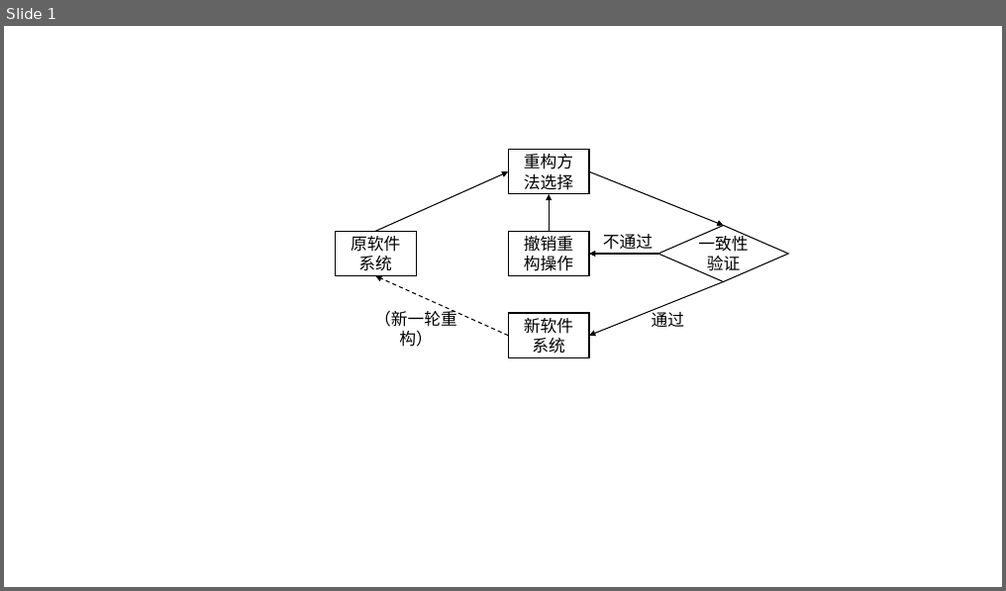
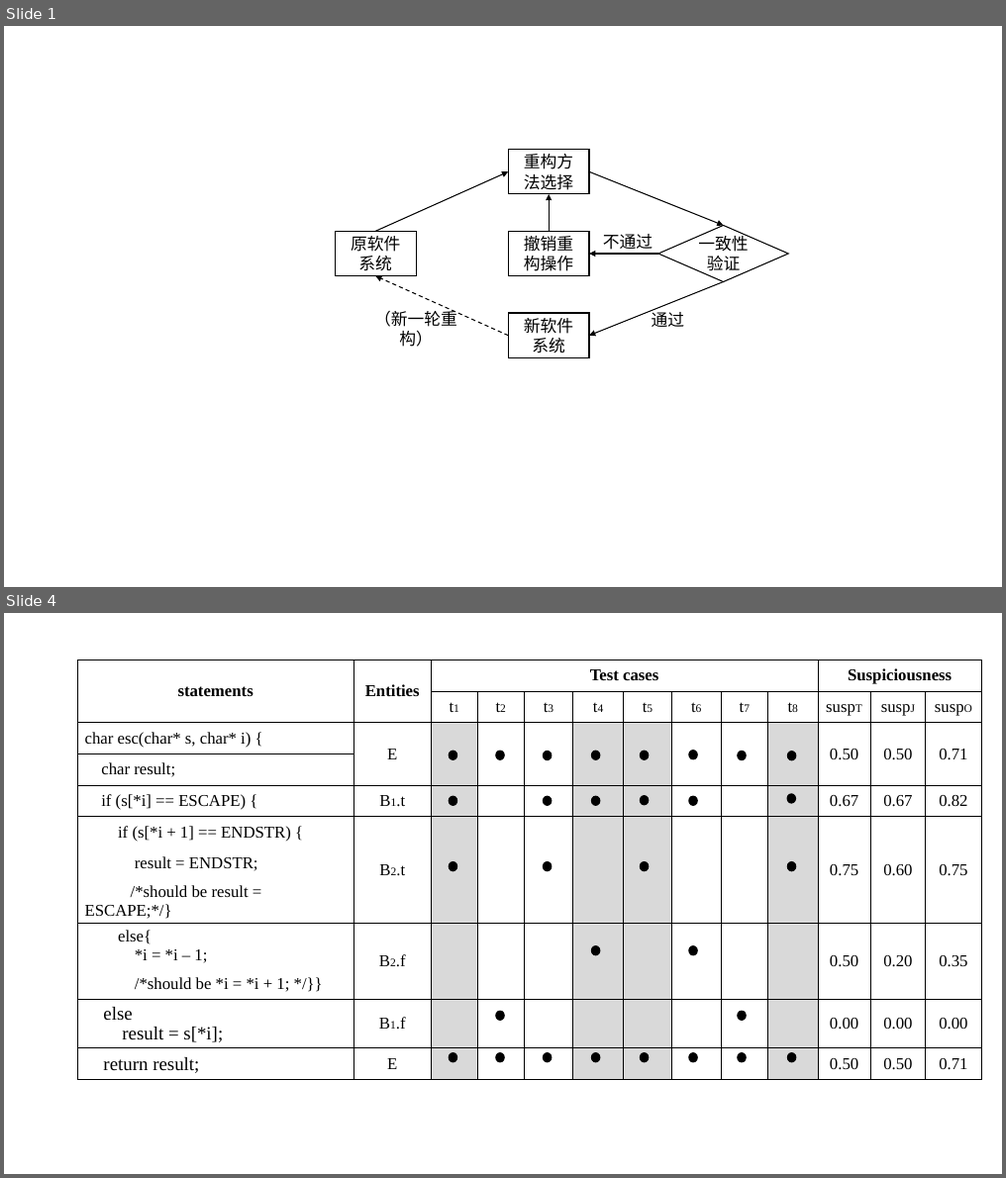
Before and after one commit to XuSihan/Thesis, a slide deck: image/maintenance.pptx. Shown one above the other, each under a label of ours: slide 1 before the commit, slides 1 and 4 after it; the slides between them are not shown. The pictures are 1006x591 and 1006x1178 pixels, drawn with LibreOffice and Linux fonts; fonts in the diff are those of the drawing. Boxes give left, top, right and bottom in pixels: in the first picture for what was removed or moved away, otherwise in the second. Text is boxed around its words. In the diff, an @@ line names an element or a change of style, - is before the commit and + after.

```diff
--- a/image/maintenance.pptx
+++ b/image/maintenance.pptx
@@ slide 4 added at [4, 613, 1002, 1174], background #FFFFFF @@
@@ table added at [77, 661, 981, 1077], 12 rows, 13 columns @@
+statements | Entities | Test cases |  |  |  |  |  |  |  | Suspiciousness |  | 
+ |  | t1 | t2 | t3 | t4 | t5 | t6 | t7 | t8 | suspT | suspJ | suspO
+char esc(char* s, char* i) { | E |  |  |  |  |  |  |  |  | 0.50 | 0.50 | 0.71
+char result; |  |  |  |  |  |  |  |  |  |  |  | 
+if (s[*i] == ESCAPE) { | B1.t |  |  |  |  |  |  |  |  | 0.67 | 0.67 | 0.82
+if (s[*i + 1] == ENDSTR) { | B2.t |  |  |  |  |  |  |  |  | 0.75 | 0.60 | 0.75
+result = ENDSTR; |  |  |  |  |  |  |  |  |  |  |  | 
+/*should be result = ESCAPE;*/} |  |  |  |  |  |  |  |  |  |  |  | 
+else{ / *i = *i – 1; | B2.f |  |  |  |  |  |  |  |  | 0.50 | 0.20 | 0.35
+/*should be *i = *i + 1; */}} |  |  |  |  |  |  |  |  |  |  |  | 
+else / result = s[*i]; | B1.f |  |  |  |  |  |  |  |  | 0.00 | 0.00 | 0.00
+return result; | E |  |  |  |  |  |  |  |  | 0.50 | 0.50 | 0.71
@@ ellipse added at [449, 751, 456, 760], fill #000000, outline #000000 1 pt @@
@@ ellipse added at [496, 751, 504, 760], fill #000000, outline #000000 1 pt @@
@@ ellipse added at [543, 751, 551, 760], fill #000000, outline #000000 1 pt @@
@@ ellipse added at [592, 751, 600, 760], fill #000000, outline #000000 1 pt @@
@@ ellipse added at [641, 751, 648, 760], fill #000000, outline #000000 1 pt @@
@@ ellipse added at [689, 750, 697, 759], fill #000000, outline #000000 1 pt @@
@@ ellipse added at [738, 751, 746, 760], fill #000000, outline #000000 1 pt @@
@@ ellipse added at [788, 752, 796, 761], fill #000000, outline #000000 1 pt @@
@@ ellipse added at [449, 796, 456, 805], fill #000000, outline #000000 1 pt @@
@@ ellipse added at [543, 796, 551, 805], fill #000000, outline #000000 1 pt @@
@@ ellipse added at [592, 796, 600, 805], fill #000000, outline #000000 1 pt @@
@@ ellipse added at [641, 796, 648, 805], fill #000000, outline #000000 1 pt @@
@@ ellipse added at [689, 796, 697, 805], fill #000000, outline #000000 1 pt @@
@@ ellipse added at [787, 794, 795, 803], fill #000000, outline #000000 1 pt @@
@@ ellipse added at [449, 862, 456, 871], fill #000000, outline #000000 1 pt @@
@@ ellipse added at [543, 862, 551, 871], fill #000000, outline #000000 1 pt @@
@@ ellipse added at [641, 862, 648, 871], fill #000000, outline #000000 1 pt @@
@@ ellipse added at [788, 862, 796, 871], fill #000000, outline #000000 1 pt @@
@@ ellipse added at [592, 947, 600, 956], fill #000000, outline #000000 1 pt @@
@@ ellipse added at [689, 947, 697, 956], fill #000000, outline #000000 1 pt @@
@@ ellipse added at [496, 1011, 504, 1020], fill #000000, outline #000000 1 pt @@
@@ ellipse added at [738, 1011, 746, 1020], fill #000000, outline #000000 1 pt @@
@@ ellipse added at [449, 1054, 456, 1062], fill #000000, outline #000000 1 pt @@
@@ ellipse added at [496, 1054, 504, 1062], fill #000000, outline #000000 1 pt @@
@@ ellipse added at [543, 1054, 551, 1062], fill #000000, outline #000000 1 pt @@
@@ ellipse added at [592, 1054, 600, 1062], fill #000000, outline #000000 1 pt @@
@@ ellipse added at [641, 1054, 648, 1062], fill #000000, outline #000000 1 pt @@
@@ ellipse added at [689, 1054, 697, 1062], fill #000000, outline #000000 1 pt @@
@@ ellipse added at [738, 1054, 746, 1062], fill #000000, outline #000000 1 pt @@
@@ ellipse added at [788, 1054, 796, 1062], fill #000000, outline #000000 1 pt @@
```
Also in this commit, not shown: 1 slide changed, 2 other slides added.
